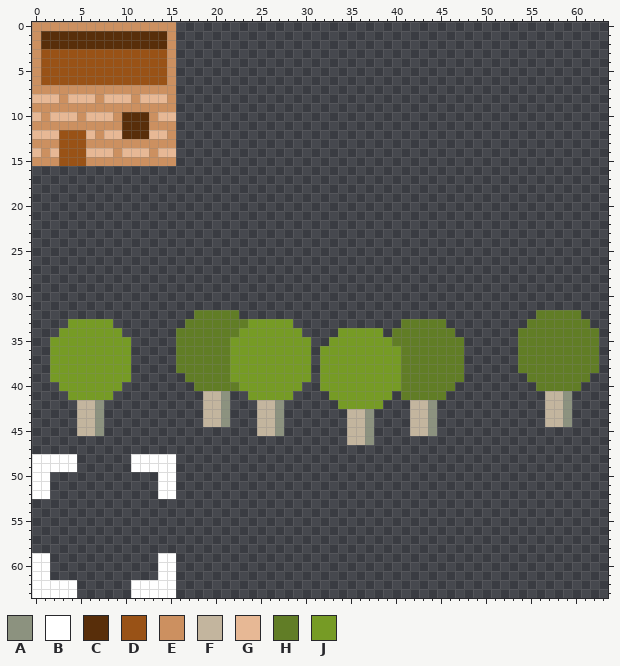
One commit to this pixel-art sprite: data/sprite_sheet.png. Above is the file before it was changed.
The file is 64x64 pixels. Colours within 5 levels of each other are drawn and written as one.
Palette (. is transparent): A #8c927f  B #ffffff  C #582e0a  D #995216  E #cc9060  F #c3b59e  G #e7b895  H #617d26  J #769b25
Pixels before (only the part around the change), first column x 10:
 0 EEEEEE..........................
 1 CCCCCE..........................
 2 CCCCCE..........................
 3 DDDDDE..........................
 4 DDDDDE..........................
 5 DDDDDE..........................
 6 DDDDDE..........................
 7 EEEEEE..........................
 8 GEGGGE..........................
 9 EEEEEE..........................
10 CCCEGG..........................
11 CCCEEE..........................
12 CCCGGE..........................
13 EEEEEE..........................
14 GGGEGG..........................
15 EEEEEE..........................
16 ................................
17 ................................
18 ................................
19 ................................
20 ................................
The same view after the edit:
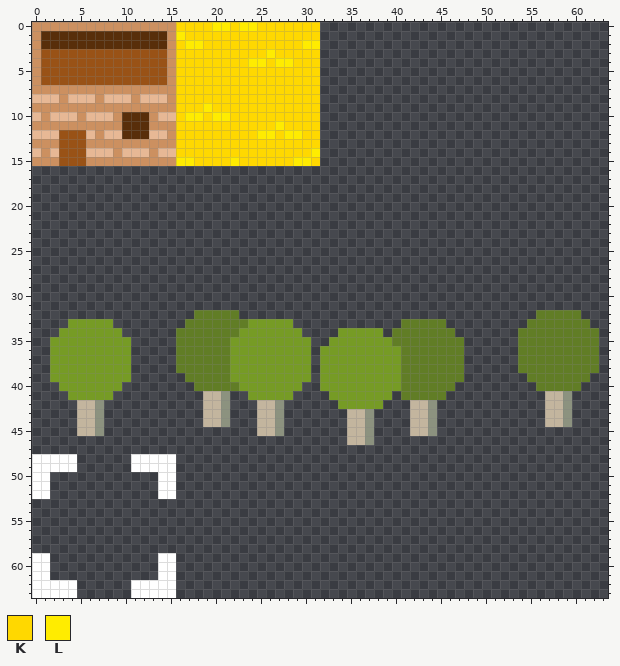
Colours new in this view: K #ffd800  L #ffec00
Edits made:
y 0: x 16..31 ................ -> KKKKLLKLLKKKKKKK
y 1: x 16..31 ................ -> LKKKKKKKKKKKKKKK
y 2: x 16..31 ................ -> KLLKKKKKKKKKKKLL
y 3: x 16..31 ................ -> KKKKKKKKKKLKKKKK
y 4: x 16..31 ................ -> KKKKKKKKLLKLLKKK
y 5..8: x 16..31 ................ -> KKKKKKKKKKKKKKKK
y 9: x 16..31 ................ -> KKKLKKKKKKKKKKKK
y 10: x 16..31 ................ -> KLLKLLKKKKKKKKKK
y 11: x 16..31 ................ -> KKKKKKKKKKKLKKKK
y 12: x 16..31 ................ -> KKKKKKKKKLLKLLKK
y 13: x 16..31 ................ -> KKKKKKKKKKKKKKKK
y 14: x 16..31 ................ -> KKKKKKKKKKKKKKKL
y 15: x 16..31 ................ -> LLKKKKLKKKKKKLLK
Pixel boxes of the changes (left, top, right, bottom) in both pictures:
added: (176, 22, 320, 166)
